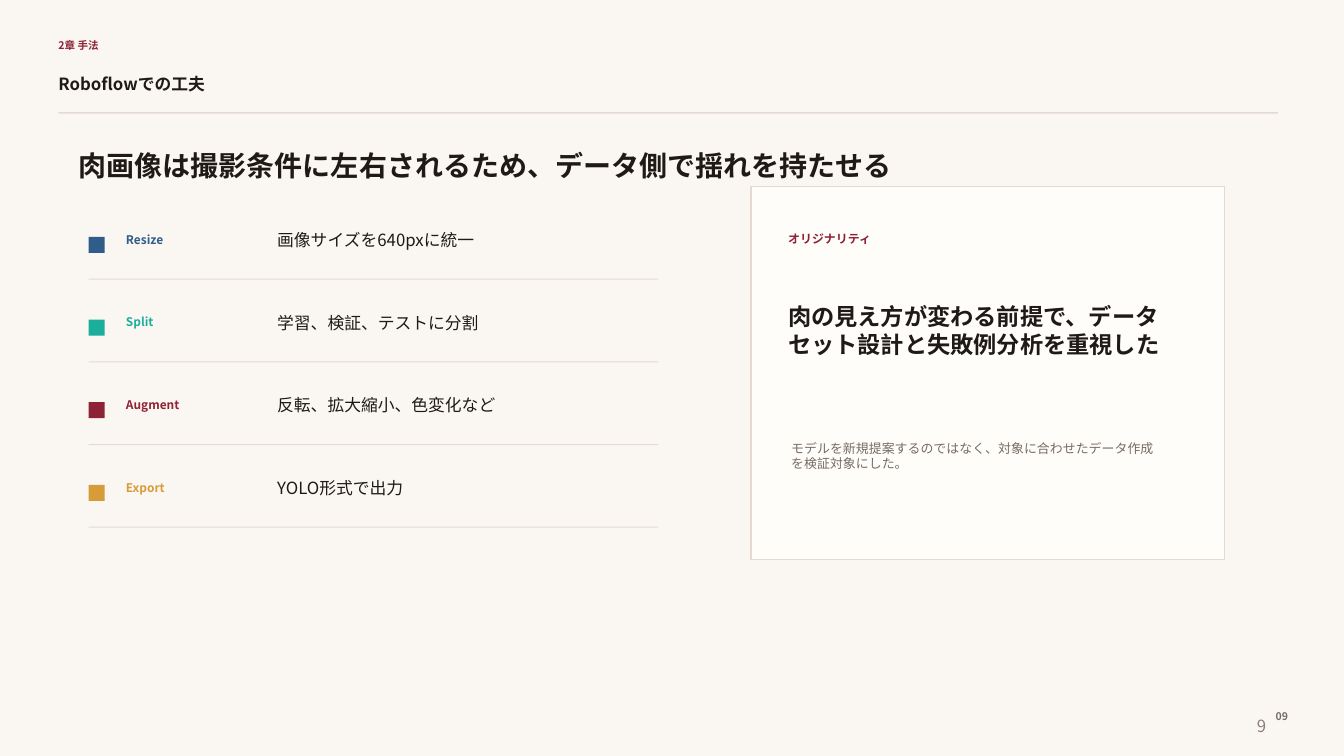
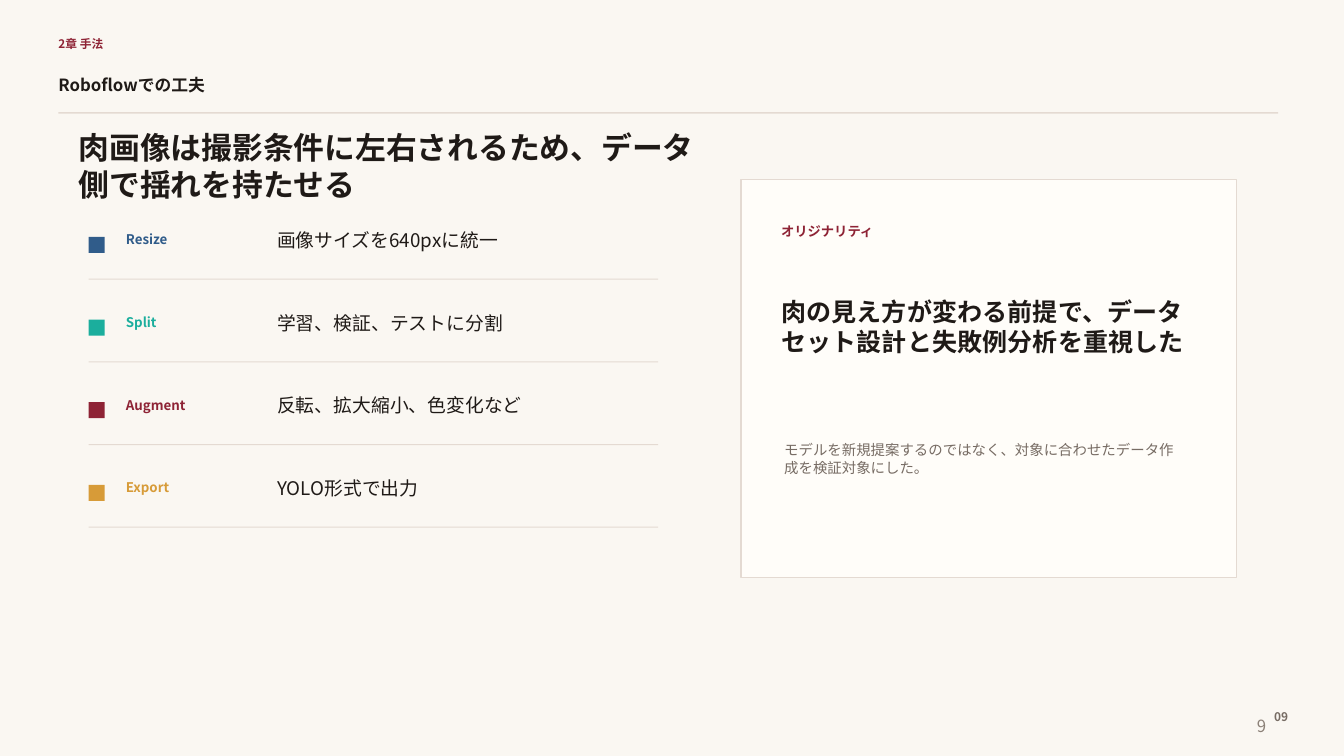
Before and after one commit to moka610/meat-detection-yolo, a slide deck: slide 9 of slides_meat_yolo/meat_yolo_roboflow_presentation.pptx. Drawn at 1344x756 pixels with LibreOffice and Linux fonts; fonts in the diff are those of the drawing. Boxes give left, top, right and bottom in pixels: in the first picture for what was removed or moved away, otherwise in the second. Text is boxed around its words. In the diff, an @@ line names an element or a change of style, - is before the commit and + after.

```diff
--- a/slides_meat_yolo/meat_yolo_roboflow_presentation.pptx
+++ b/slides_meat_yolo/meat_yolo_roboflow_presentation.pptx
@@ text "2章 手法" at box(58, 38, 103, 49): size 7.5 to 8.4 pt @@
@@ text "肉画像は撮影条件に左右されるため、データ側で揺れを持たせる" at box(79, 132, 694, 199): size 20 to 22 pt @@
@@ rectangle: place and size @@
-rectangle at box(751, 187, 1225, 560)
+rectangle at box(741, 179, 1237, 578)
@@ size 8.5 to 9.5 pt in 5 elements at box(126, 233, 168, 244), box(126, 316, 157, 330), box(126, 400, 185, 414), box(126, 482, 169, 495), box(781, 225, 873, 237) @@
@@ text "オリジナリティ": place and size @@
-text "オリジナリティ" at box(788, 233, 871, 244)
+text "オリジナリティ" at box(781, 225, 873, 237)
@@ text "肉の見え方が変わる前提で、データセット設計と失敗例分析を重視した": place and size @@
-text "肉の見え方が変わる前提で、データセット設計と失敗例分析を重視した" at box(788, 305, 1159, 355)
+text "肉の見え方が変わる前提で、データセット設計と失敗例分析を重視した" at box(781, 299, 1184, 354)
@@ text "肉の見え方が変わる前提で、データセット設計と失敗例分析を重視した" at box(781, 299, 1184, 354): size 16.6 to 17.9 pt @@
@@ text "モデルを新規提案するのではなく、対象に合わせたデータ作成を検証対象にした。": place and size @@
-text "モデルを新規提案するのではなく、対象に合わせたデータ作成を検証対象にした。" at box(791, 442, 1153, 469)
+text "モデルを新規提案するのではなく、対象に合わせたデータ作成を検証対象にした。" at box(784, 443, 1173, 474)
@@ text "モデルを新規提案するのではなく、対象に合わせたデータ作成を検証対象にした。" at box(784, 443, 1173, 474): size 9.2 to 10.3 pt @@
@@ size 12 to 13.4 pt in 4 elements at box(277, 231, 498, 252), box(277, 314, 503, 332), box(277, 396, 522, 414), box(277, 479, 418, 497) @@
@@ text "09" at box(1274, 712, 1288, 721): size 7.5 to 8.5 pt @@
```
Also in this commit, not shown: 13 other slides changed, 1 other file.
